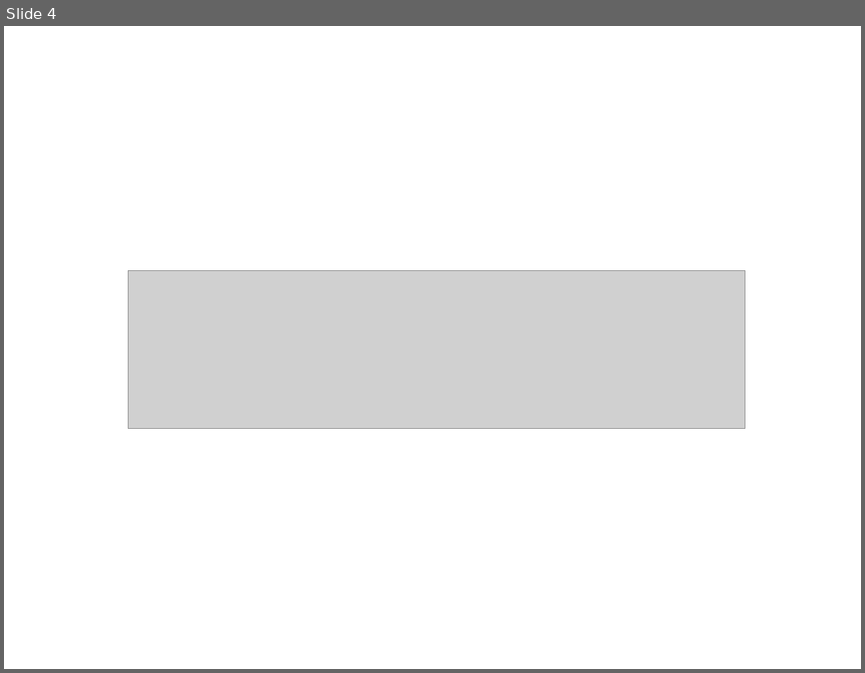
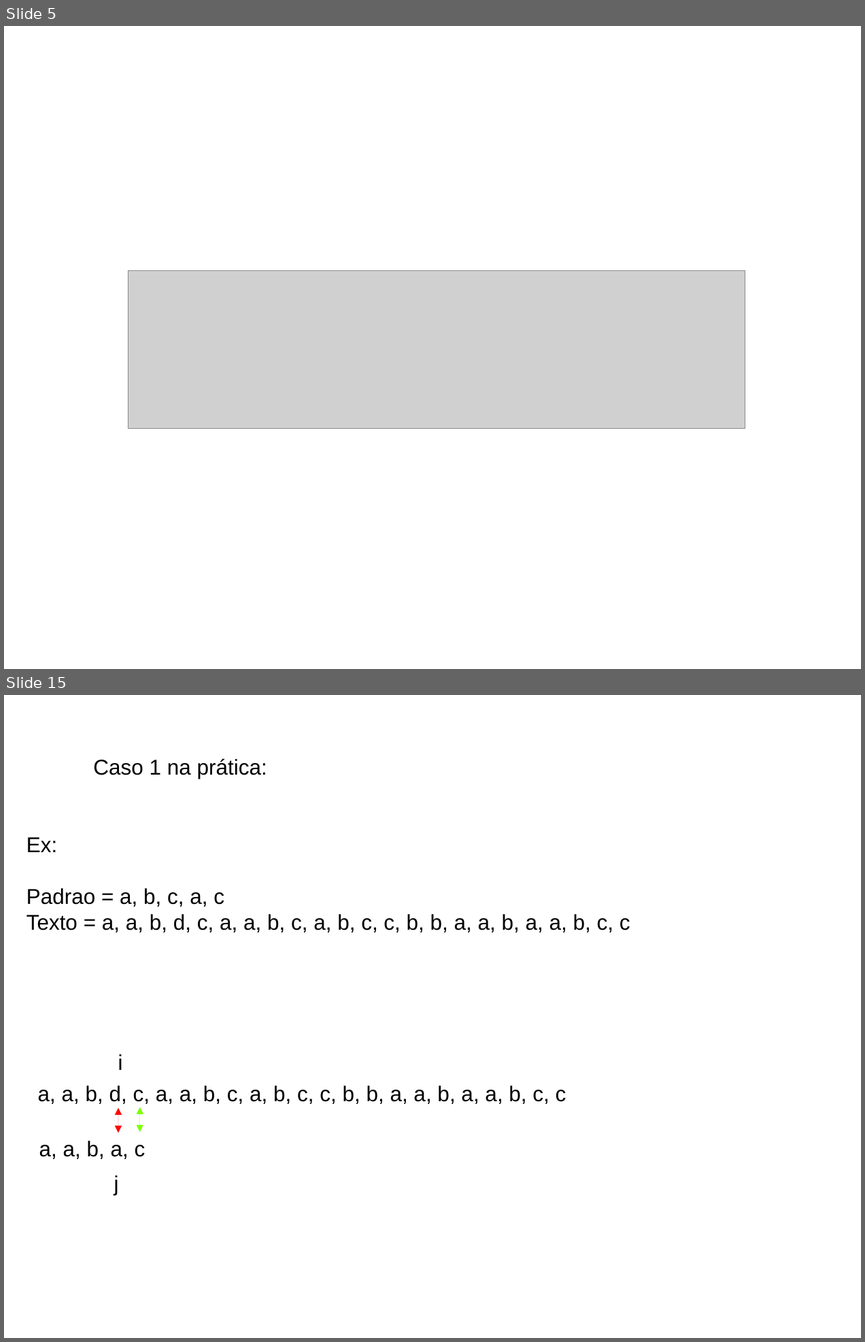
Before and after one commit to BartoAlheiros/Projeto-PAA, a slide deck: PAA 2a Oficina.pptx. Shown one above the other, each under a label of ours: slide 4 before the commit, slides 5 and 15 after it; the slides between them are not shown. The pictures are 865x673 and 865x1342 pixels, drawn with LibreOffice and Linux fonts; fonts in the diff are those of the drawing; grey boxes stand for pictures; background and template pictures are left out. Boxes give left, top, right and bottom in pixels: in the first picture for what was removed or moved away, otherwise in the second. Text is boxed around its words. In the diff, an @@ line names an element or a change of style, - is before the commit and + after.

Commit message:
Caso 2 (em construção)

```diff
--- a/PAA 2a Oficina.pptx
+++ b/PAA 2a Oficina.pptx
@@ slide 15 added at bbox=[4, 695, 861, 1338], background picture (left out) @@
@@ text added at bbox=[93, 758, 267, 779], 18 pt, text #000000 @@
+Caso 1 na prática:
@@ text added at bbox=[26, 837, 630, 932], 18 pt, text #000000 @@
+Ex:
+Padrao = a, b, c, a, c
+Texto = a, a, b, d, c, a, a, b, c, a, b, c, c, b, b, a, a, b, a, a, b, c, c
@@ text added at bbox=[118, 1054, 123, 1070], 18 pt, text #000000 @@
+i
@@ text added at bbox=[38, 1085, 566, 1104], 18 pt, text #000000 @@
+a, a, b, d, c, a, a, b, c, a, b, c, c, b, b, a, a, b, a, a, b, c, c
@@ double arrow added from (118, 1133) to (118, 1108), #FF0000 0.75 pt @@
@@ double arrow added from (140, 1132) to (140, 1107), #7FFF00 0.75 pt @@
@@ text added at bbox=[39, 1140, 145, 1159], 18 pt, text #000000 @@
+a, a, b, a, c
@@ text added at bbox=[114, 1175, 119, 1195], 18 pt, text #000000 @@
+j
@@ what was slide 4 is now slide 5 @@
```
Also in this commit, not shown: 3 slides changed, 12 other slides added, 3 slides removed, 2 other files.
